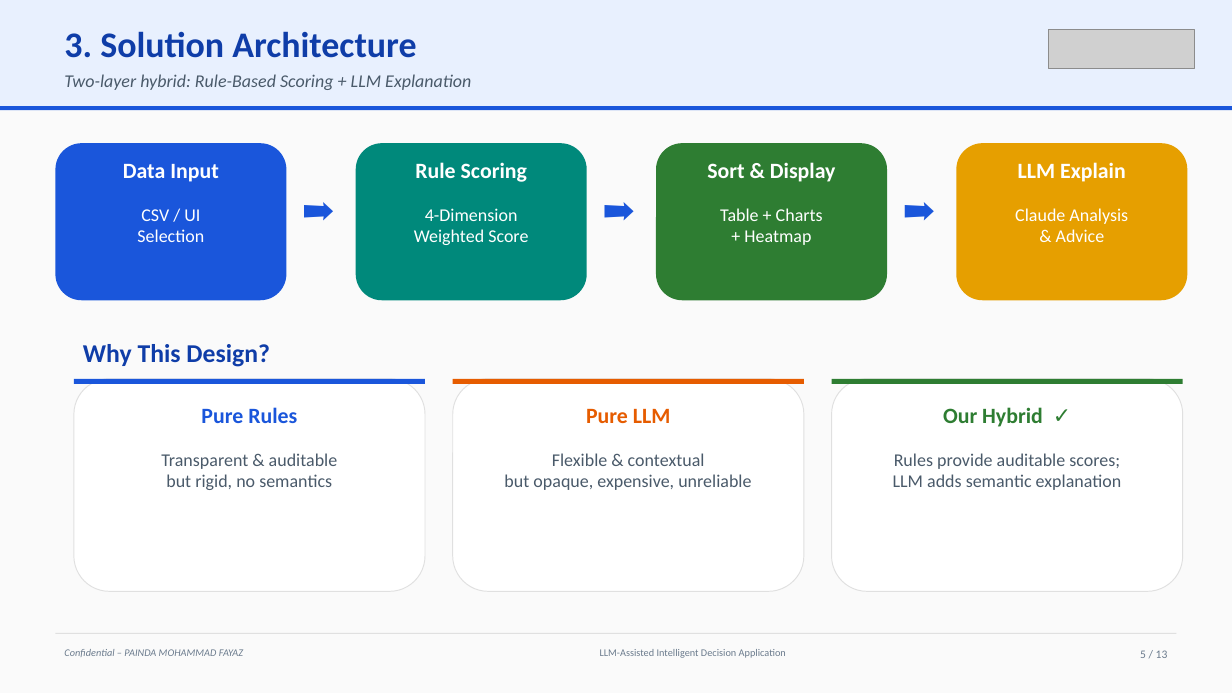
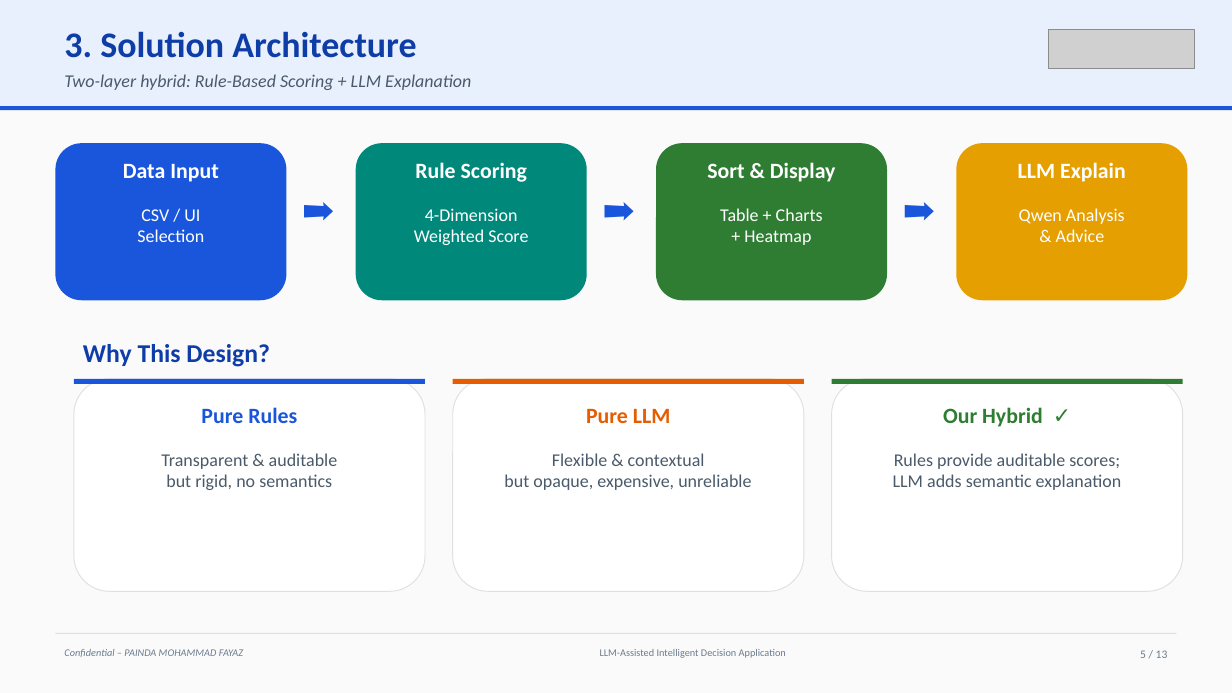
Before and after one commit to fayazpainda/job-matching, a slide deck: slide 5 of Final_Project_Presentation.pptx. Drawn at 1232x693 pixels with LibreOffice and Linux fonts; fonts in the diff are those of the drawing; grey boxes stand for pictures. Boxes give left, top, right and bottom in pixels: in the first picture for what was removed or moved away, otherwise in the second. Text is boxed around its words. In the diff, an @@ line names an element or a change of style, - is before the commit and + after.

Commit message:
Switch LLM provider from Anthropic Claude to Qwen (DashScope)
- Notebook uses the openai SDK against the OpenAI-compatible DashScope
  endpoint; llm_explain_match now calls chat.completions (mock fallback kept)
- requirements: anthropic -> openai
- .env/.env.example: DASHSCOPE_API_KEY + LLM_BASE_URL + LLM_MODEL (qwen-plus)
- Scrub Claude/Anthropic references from notebook, README, and slides
- Regenerate Final_Project_Presentation.pptx
- Ignore PowerPoint ~$ lock files

```diff
--- a/Final_Project_Presentation.pptx
+++ b/Final_Project_Presentation.pptx
@@ text at (x1=1019, y1=208, x2=1125, y2=242): text changed @@
-Claude Analysis
-& Advice
+Qwen Analysis
+& Advice
```
Also in this commit, not shown: 6 other slides changed, 6 other files.
